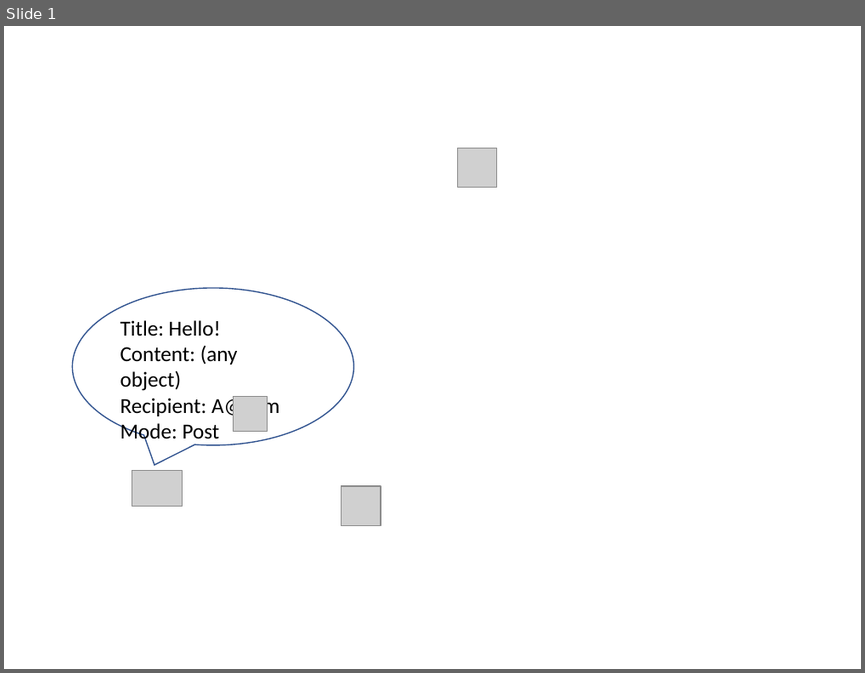
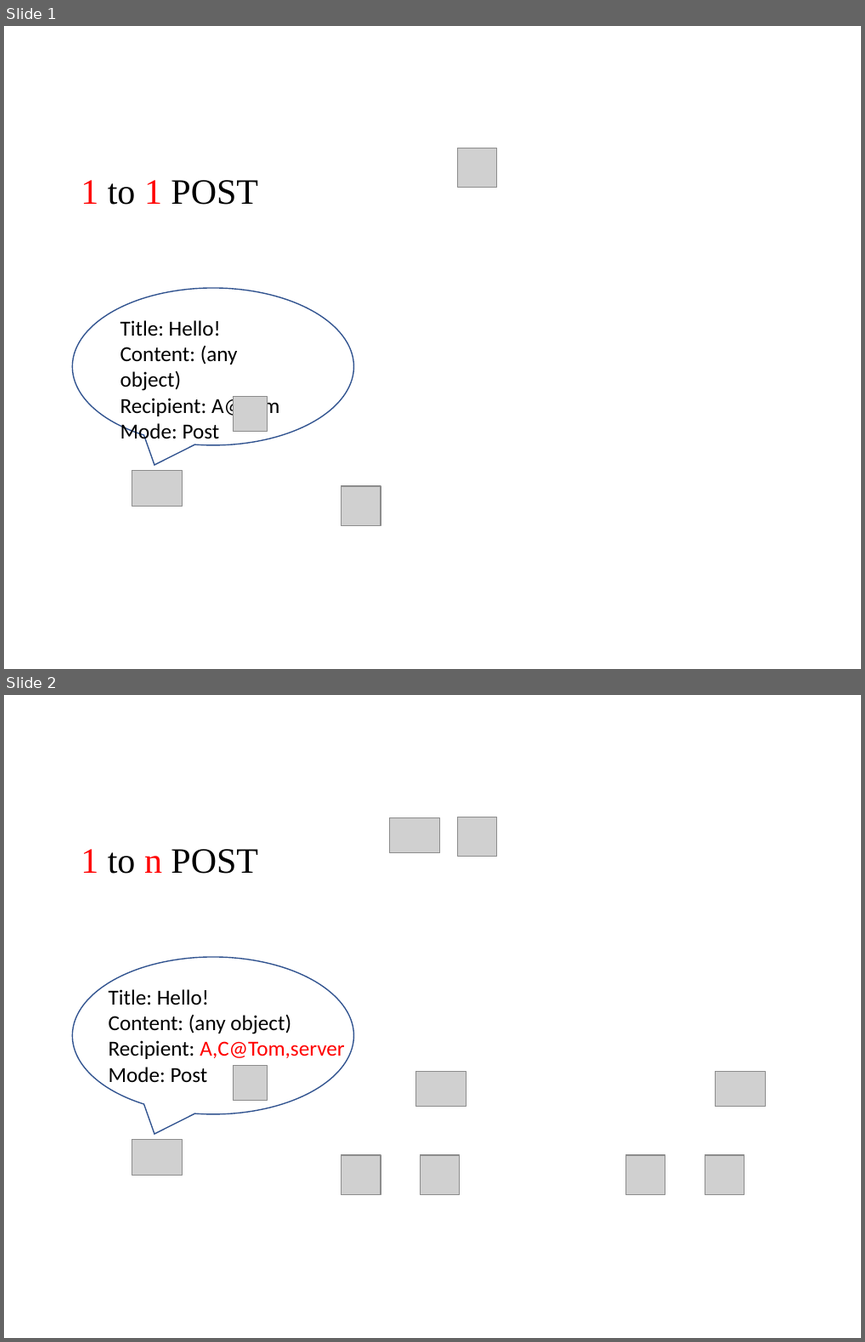
Before and after one commit to chrisking94/EntityOrientedCommunication, a slide deck: .doc/EOCDemo_Ani.pptx. Shown one above the other, each under a label of ours: slide 1 before the commit, slides 1 and 2 after it. The pictures are 865x673 and 865x1342 pixels, drawn with LibreOffice and Linux fonts; fonts in the diff are those of the drawing; grey boxes stand for pictures; background and template pictures are left out. Boxes give left, top, right and bottom in pixels: in the first picture for what was removed or moved away, otherwise in the second. Text is boxed around its words. In the diff, an @@ line names an element or a change of style, - is before the commit and + after.

```diff
--- a/.doc/EOCDemo_Ani.pptx
+++ b/.doc/EOCDemo_Ani.pptx
@@ slide 2 added at bbox=[4, 695, 861, 1338], background picture (left out) @@
@@ picture added at bbox=[390, 818, 439, 853] @@
@@ picture added at bbox=[457, 817, 497, 857] @@
@@ text added at bbox=[80, 849, 258, 873], 30 pt, text #000000 @@
+1 to n POST
@@ speech bubble added at bbox=[73, 957, 353, 1114], fill #FFFFFF, outline #325491 1 pt @@
@@ text added at bbox=[109, 989, 344, 1082], 18 pt, text #000000 @@
+Title: Hello!
+Content: (any object)
+Recipient: A,C@Tom,server
+Mode: Post
@@ picture added at bbox=[233, 1065, 267, 1100] @@
@@ picture added at bbox=[416, 1072, 466, 1106] @@
@@ picture added at bbox=[715, 1072, 765, 1106] @@
@@ picture added at bbox=[132, 1140, 182, 1174] @@
@@ picture added at bbox=[341, 1155, 381, 1195] @@
@@ picture added at bbox=[420, 1155, 459, 1195] @@
@@ picture added at bbox=[626, 1155, 665, 1195] @@
@@ picture added at bbox=[705, 1155, 744, 1195] @@
@@ slide 1 changed as well @@
@@ text added at bbox=[80, 180, 258, 204], 30 pt, text #000000 @@
+1 to 1 POST
```
Also in this commit, not shown: 1 other file.
